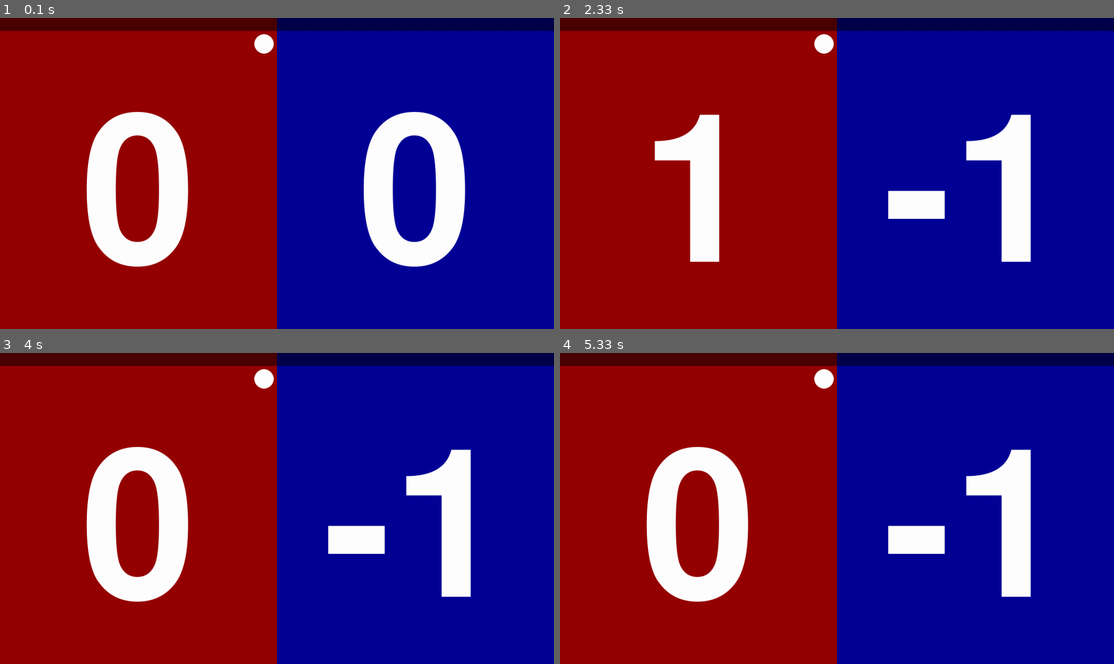
Above: before the commit, frames 1-4 (two rows, left to right).
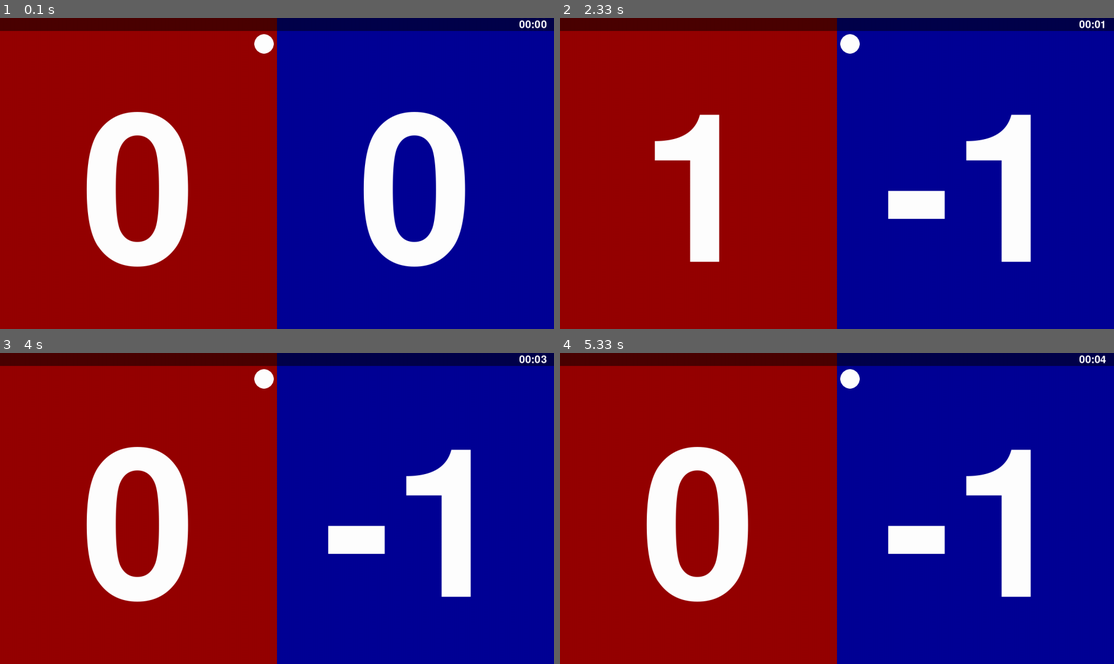
Above: after the commit, the same moments.

Repository: alvansga/my-py-game
Game: pygame game, started from Skorboard/win_main.py
The game is run twice, just before and just after one commit, with the same random seed, the same clock (stepped at 60 frames per second) and the same inputs.
Inputs:
- Up to frame 1 (0.1 s): no input
- Up to frame 2 (2.33 s): hold W 0.33-0.8 s; hold Right 0.33-0.8 s; hold N 0.83-1.3 s; hold Right 0.83-1.3 s; tap K at 0.98, 2.32 s; hold Right 1.33-1.8 s; hold Up 1.83-2.13 s; hold W 1.83-2.13 s; tap I at 1.98 s; hold Right from 2.17 s (still down)
- Up to frame 3 (4 s): release Right at 2.63 s; hold Left 2.67-3.2 s; hold Down 3.23-3.53 s; hold S 3.23-3.53 s; tap I at 3.38 s; hold Left 3.57-3.97 s; tap K at 3.72 s
- Up to frame 4 (5.33 s): hold Up 4-4.37 s; hold W 4-4.37 s; hold Right 4.4-5.03 s; tap I at 4.55 s; hold Down from 5.07 s (still down); hold S from 5.07 s (still down); tap K at 5.22 s

The runs differ from the first frame. In frame 1, less than 0.1% of the frame differs, in the area x 93-99%, y 0-4%; in frame 2, 0.4%; in frame 3, less than 0.1%; in frame 4, 0.4%, in the area x 45-99%, y 0-12%.

Commit message:
finishing

Diff:
--- a/Skorboard/Game.py
+++ b/Skorboard/Game.py
@@ -88,4 +88,4 @@
         elif game.serv == -1:
             pygame.draw.circle(screen, CIRCLE_COLOR, (WIN_WIDTH//2 + WIN_HEIGTH//24, WIN_HEIGTH//12//2 + WIN_HEIGTH//24), WIN_HEIGTH//32)
 
-        pygame.display.flip()
+        # pygame.display.flip()
--- a/Skorboard/main.py
+++ b/Skorboard/main.py
@@ -3,6 +3,16 @@
 dev = evdev.InputDevice('/dev/input/event3')
 
 from Game import *
+
+import sys
+try:
+    SPORT = sys.argv[1]
+except:
+    SPORT = "TT"
+try:
+    CHGSERV = int(sys.argv[2])
+except:
+    CHGSERV = 2
 
 IRKEY_EXIT = "0x804b"
 IRKEY_MENU = "0x800b"
@@ -37,13 +47,28 @@
     # define a variable to control the main loop
     running = True
 
-    room = Game("TT", 2)
+    room = Game(SPORT, CHGSERV)
     stamp_time = pygame.time.get_ticks() #time.time()
+
+    start_time = pygame.time.get_ticks()
+    time_hms = 0, 0
+    timer_font = pygame.font.SysFont("freesansbold", 38)
+    timer_surf = timer_font.render(f'{time_hms[0]:02d}:{time_hms[1]:02d}', True, (255, 255, 255))
 
     # main loop
     while running:
         # print(".")
         room.updateScreen(screen)
+
+        time_ms = pygame.time.get_ticks() - start_time
+        new_hms = (time_ms//(1000*60)), (time_ms//1000)%60
+        if new_hms != time_hms:
+            time_hms = new_hms
+            timer_surf = timer_font.render(f'{time_hms[0]:02d}:{time_hms[1]:02d}', True, (255, 255, 255))
+        screen.blit(timer_surf, (1300, 4))
+
+        pygame.display.flip()
+
         # event handling, gets all event from the event queue
         for event in pygame.event.get():
             # only do something if the event is of type QUIT
@@ -69,21 +94,27 @@
                 pass
             elif (event.type == pygame.KEYDOWN and event.key == pygame.K_1):
                 room.skor[len(room.skor)-1][TEAM_LEFT] += 1
-                room.checkService()
+                if room.sport == "TT":
+                    room.checkService()
+                else:
+                    room.checkService(0)
                 pass
             elif (event.type == pygame.KEYDOWN and event.key == pygame.K_3):
                 room.skor[len(room.skor)-1][TEAM_RIGHT] += 1
-                room.checkService()
+                if room.sport == "TT":
+                    room.checkService()
+                else:
+                    room.checkService(-1)
                 pass
             elif (event.type == pygame.KEYDOWN and event.key == pygame.K_7):
                 # screen.fill((128,0,0))
                 room.skor[len(room.skor)-1][TEAM_LEFT] -= 1
-                room.checkService()
+                # room.checkService()
                 pass
             elif (event.type == pygame.KEYDOWN and event.key == pygame.K_9):
                 # screen.fill((128,0,0))
                 room.skor[len(room.skor)-1][TEAM_RIGHT] -= 1
-                room.checkService()
+                # room.checkService()
                 pass
             elif (event.type == pygame.KEYDOWN and event.key == pygame.K_5):
                 # screen.fill((128,0,0))
@@ -106,7 +137,7 @@
         event = dev.read_one()
         if event:
             if pygame.time.get_ticks() - stamp_time < 200: #200ms
-                pass
+                continue
             stamp_time = pygame.time.get_ticks()
 
             if hex(event.value) == "0x0":
@@ -135,19 +166,25 @@
             elif hex(event.value) == IRKEY_NUM1:
                 # screen.fill((0,128,0))
                 room.skor[len(room.skor)-1][TEAM_LEFT] += 1
-                room.checkService()
+                if room.sport == "TT":
+                    room.checkService()
+                else:
+                    room.checkService(0)
                 pass
             elif hex(event.value) == IRKEY_NUM3:
                 room.skor[len(room.skor)-1][TEAM_RIGHT] += 1
-                room.checkService()
+                if room.sport == "TT":
+                    room.checkService()
+                else:
+                    room.checkService(-1)
                 pass
             elif hex(event.value) == IRKEY_NUM7:
                 room.skor[len(room.skor)-1][TEAM_LEFT] -= 1
-                room.checkService()
+                # room.checkService()
                 pass
             elif hex(event.value) == IRKEY_NUM9:
                 room.skor[len(room.skor)-1][TEAM_RIGHT] -= 1
-                room.checkService()
+                # room.checkService()
                 pass
             elif hex(event.value) == IRKEY_NUM5:
                 room.skor.append([0,0])
@@ -155,6 +192,7 @@
                 print(room.skor)
                 pass
             elif hex(event.value) == IRKEY_PRDOWN:
+                start_time = pygame.time.get_ticks()
                 room.reset()
                 room.checkService()
                 pass
--- a/Skorboard/main_BD.py
+++ b/Skorboard/main_BD.py
@@ -38,12 +38,27 @@
     running = True
 
     room = Game("BD")
-    stamp_time = pygame.time.get_ticks()
+    stamp_time = pygame.time.get_ticks() #time.time()
+
+    start_time = pygame.time.get_ticks()
+    time_hms = 0, 0
+    timer_font = pygame.font.SysFont("freesansbold", 38)
+    timer_surf = timer_font.render(f'{time_hms[0]:02d}:{time_hms[1]:02d}', True, (255, 255, 255))
 
     # main loop
     while running:
-        #print(".")
+        # print(".")
         room.updateScreen(screen)
+
+        time_ms = pygame.time.get_ticks() - start_time
+        new_hms = (time_ms//(1000*60)), (time_ms//1000)%60
+        if new_hms != time_hms:
+            time_hms = new_hms
+            timer_surf = timer_font.render(f'{time_hms[0]:02d}:{time_hms[1]:02d}', True, (255, 255, 255))
+        screen.blit(timer_surf, (1300, 4))
+
+        pygame.display.flip()
+
         # event handling, gets all event from the event queue
         for event in pygame.event.get():
             # only do something if the event is of type QUIT
@@ -102,9 +117,11 @@
                 print(room.skor)
                 pass
 
-        for event in dev.read_loop():
-            if pygame.time.get_ticks() - stamp_time < 200:
-                break
+        # for event in dev.read_loop():
+        event = dev.read_one()
+        if event:
+            if pygame.time.get_ticks() - stamp_time < 200: #200ms
+                continue
             stamp_time = pygame.time.get_ticks()
 
             if hex(event.value) == "0x0":
@@ -125,41 +142,42 @@
             elif hex(event.value) == IRKEY_RIGHT:
                 # screen.fill((0,0,128))
                 room.serv = -1
-                break
+                pass
             elif hex(event.value) == IRKEY_LEFT:
                 # screen.fill((128,0,128))
                 room.serv = 0
-                break
+                pass
             elif hex(event.value) == IRKEY_NUM1:
                 # screen.fill((0,128,0))
                 room.skor[len(room.skor)-1][TEAM_LEFT] += 1
                 room.checkService(0)
-                break
+                pass
             elif hex(event.value) == IRKEY_NUM3:
                 room.skor[len(room.skor)-1][TEAM_RIGHT] += 1
                 room.checkService(-1)
-                break
+                pass
             elif hex(event.value) == IRKEY_NUM7:
                 room.skor[len(room.skor)-1][TEAM_LEFT] -= 1
                 room.checkService(0)
-                break
+                pass
             elif hex(event.value) == IRKEY_NUM9:
                 room.skor[len(room.skor)-1][TEAM_RIGHT] -= 1
                 room.checkService(-1)
-                break
+                pass
             elif hex(event.value) == IRKEY_NUM5:
                 room.skor.append([0,0])
                 room.checkService()
                 print(room.skor)
-                break
+                pass
             elif hex(event.value) == IRKEY_PRDOWN:
+                start_time = pygame.time.get_ticks()
                 room.reset()
                 room.checkService()
-                break
+                pass
             elif hex(event.value) == IRKEY_NUM0:
                 room.changeCourt()
                 print(room.skor)
-                break
+                pass
         #     print("\nCode:",hex(event.value))
         #     print("---------------")
             pass
--- /dev/null
+++ b/Skorboard/test_arg.py
@@ -0,0 +1,21 @@
+import sys
+
+# total arguments
+n = len(sys.argv)
+print("Total arguments passed:", n)
+
+# Arguments passed
+print("\nName of Python script:", sys.argv[0])
+
+print("\nArguments passed:", end = " ")
+for i in range(1, n):
+    print(sys.argv[i], end = " ")
+    print(type(sys.argv[i]))
+
+# Addition of numbers
+# Sum = 0
+# # Using argparse module
+# for i in range(1, n):
+#     Sum += int(sys.argv[i])
+
+# print("\n\nResult:", Sum)
--- a/Skorboard/win_main.py
+++ b/Skorboard/win_main.py
@@ -2,6 +2,15 @@
 from Game import *
 # import evdev
 # dev = evdev.InputDevice('/dev/input/event3')
+import sys
+try:
+    SPORT = sys.argv[1]
+except:
+    SPORT = "TT"
+try:
+    CHGSERV = int(sys.argv[2])
+except:
+    CHGSERV = 2
 
 # define a main function
 def main():
@@ -18,11 +27,25 @@
     # define a variable to control the main loop
     running = True
 
-    room = Game("TT",2)
+    room = Game(SPORT, CHGSERV)
+
+    start_time = pygame.time.get_ticks()
+    time_hms = 0, 0
+    timer_font = pygame.font.SysFont("freesansbold", 38)
+    timer_surf = timer_font.render(f'{time_hms[0]:02d}:{time_hms[1]:02d}', True, (255, 255, 255))
 
     # main loop
     while running:
         room.updateScreen(screen)
+
+        time_ms = pygame.time.get_ticks() - start_time
+        new_hms = (time_ms//(1000*60)), (time_ms//1000)%60
+        if new_hms != time_hms:
+            time_hms = new_hms
+            timer_surf = timer_font.render(f'{time_hms[0]:02d}:{time_hms[1]:02d}', True, (255, 255, 255))
+        screen.blit(timer_surf, (1280, 4))
+
+        pygame.display.flip()
         # event handling, gets all event from the event queue
         for event in pygame.event.get():
             # only do something if the event is of type QUIT
@@ -48,19 +71,25 @@
                 pass
             elif (event.type == pygame.KEYDOWN and event.key == pygame.K_w):
                 room.skor[len(room.skor)-1][TEAM_LEFT] += 1
-                room.checkService()
+                if room.sport == "TT":
+                    room.checkService()
+                else:
+                    room.checkService(0)
                 pass
             elif (event.type == pygame.KEYDOWN and event.key == pygame.K_i):
                 room.skor[len(room.skor)-1][TEAM_RIGHT] += 1
-                room.checkService()
+                if room.sport == "TT":
+                    room.checkService()
+                else:
+                    room.checkService(-1)
                 pass
             elif (event.type == pygame.KEYDOWN and event.key == pygame.K_s):
                 room.skor[len(room.skor)-1][TEAM_LEFT] -= 1
-                room.checkService()
+                # room.checkService()
                 pass
             elif (event.type == pygame.KEYDOWN and event.key == pygame.K_k):
                 room.skor[len(room.skor)-1][TEAM_RIGHT] -= 1
-                room.checkService()
+                # room.checkService()
                 pass
             elif (event.type == pygame.KEYDOWN and event.key == pygame.K_RETURN):
                 room.skor.append([0,0])
@@ -69,6 +98,7 @@
                 pass
             elif (event.type == pygame.KEYDOWN and event.key == pygame.K_n):
                 room.reset()
+                start_time = pygame.time.get_ticks()
                 room.checkService()
                 pass
             elif (event.type == pygame.KEYDOWN and event.key == pygame.K_t):
--- a/Skorboard/win_main_BD.py
+++ b/Skorboard/win_main_BD.py
@@ -23,6 +23,7 @@
     # main loop
     while running:
         room.updateScreen(screen)
+        pygame.display.flip()
         # event handling, gets all event from the event queue
         for event in pygame.event.get():
             # only do something if the event is of type QUIT
